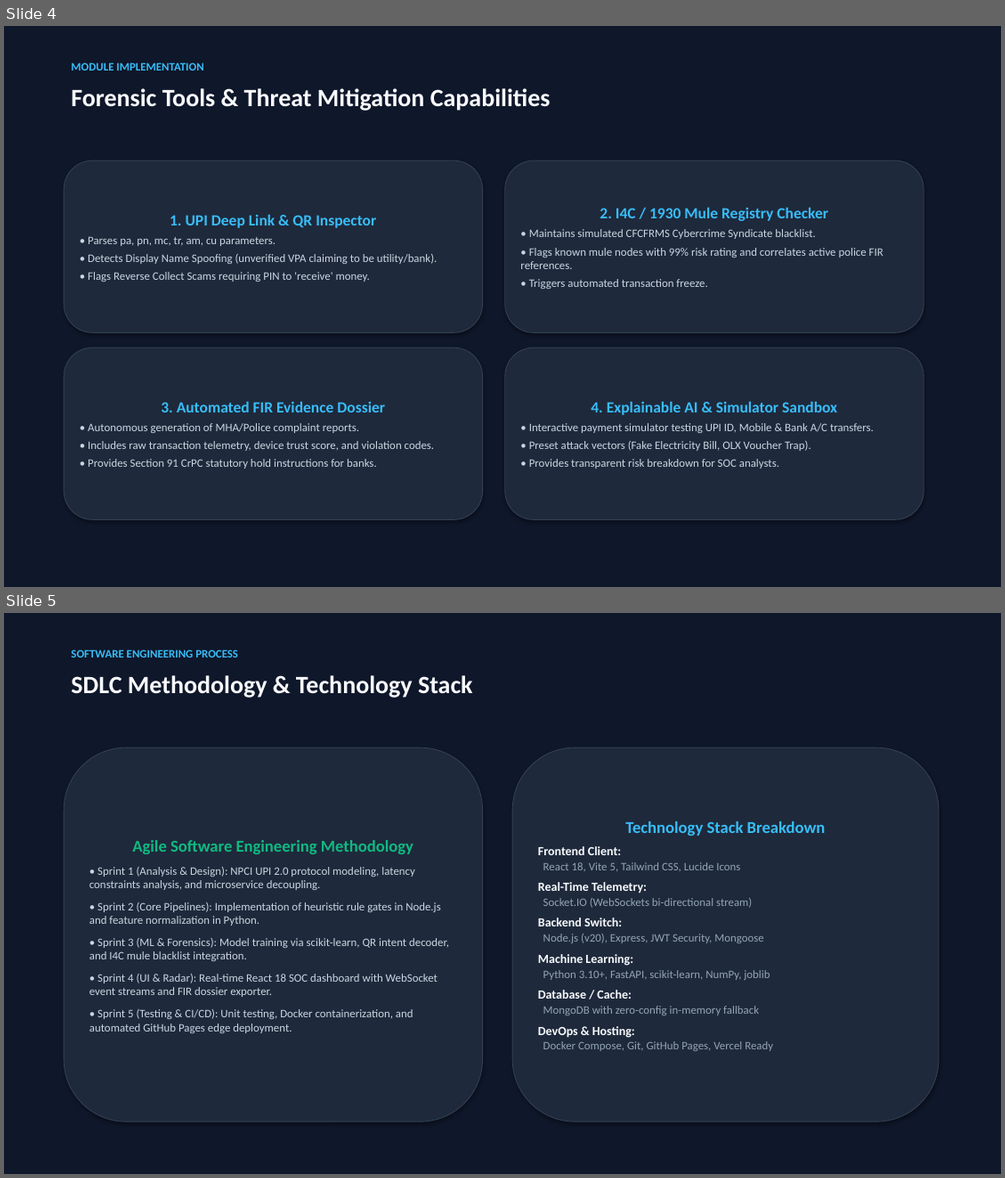
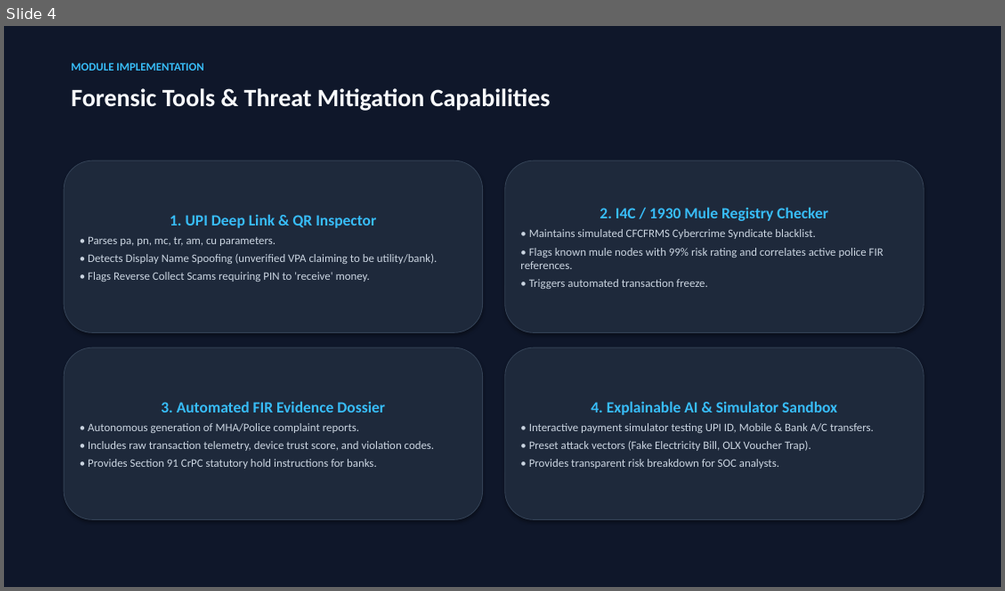
Before and after one commit to Aranya0811/SentineUPI, a slide deck: SentinelUPI_Software_Engineering_Project.pptx. Shown one above the other, each under a label of ours: slides 4 and 5 before the commit, slide 4 after it. The pictures are 1005x1178 and 1005x591 pixels, drawn with LibreOffice and Linux fonts; fonts in the diff are those of the drawing. Boxes give left, top, right and bottom in pixels: in the first picture for what was removed or moved away, otherwise in the second. Text is boxed around its words. In the diff, an @@ line names an element or a change of style, - is before the commit and + after.

Commit message:
docs: elaborate Slide 5 with comprehensive Agile SDLC, requirements and QA matrix

```diff
--- a/SentinelUPI_Software_Engineering_Project.pptx
+++ b/SentinelUPI_Software_Engineering_Project.pptx
@@ slide 5 removed at (x1=4, y1=613, x2=1001, y2=1174), background #FFFFFF @@
@@ rectangle removed at (x1=4, y1=613, x2=1001, y2=1174) @@
@@ text removed at (x1=71, y1=649, x2=238, y2=657) @@
-SOFTWARE ENGINEERING PROCESS
@@ text removed at (x1=71, y1=675, x2=473, y2=698) @@
-SDLC Methodology & Technology Stack
@@ rounded rectangle removed at (x1=64, y1=747, x2=483, y2=1121) @@
-Agile Software Engineering Methodology
-• Sprint 1 (Analysis & Design): NPCI UPI 2.0 protocol modeling, latency constraints analysis, and microservice decoupling.
-• Sprint 2 (Core Pipelines): Implementation of heuristic rule gates in Node.js and feature normalization in Python.
-• Sprint 3 (ML & Forensics): Model training via scikit-learn, QR intent decoder, and I4C mule blacklist integration.
-• Sprint 4 (UI & Radar): Real-time React 18 SOC dashboard with WebSocket event streams and FIR dossier exporter.
-• Sprint 5 (Testing & CI/CD): Unit testing, Docker containerization, and automated GitHub Pages edge deployment.
@@ rounded rectangle removed at (x1=512, y1=747, x2=938, y2=1121) @@
-Technology Stack Breakdown
-Frontend Client:
-React 18, Vite 5, Tailwind CSS, Lucide Icons
-Real-Time Telemetry:
-Socket.IO (WebSockets bi-directional stream)
-Backend Switch:
-Node.js (v20), Express, JWT Security, Mongoose
-Machine Learning:
-Python 3.10+, FastAPI, scikit-learn, NumPy, joblib
-Database / Cache:
-MongoDB with zero-config in-memory fallback
-DevOps & Hosting:
-Docker Compose, Git, GitHub Pages, Vercel Ready
```
Also in this commit, not shown: 1 slide added, 1 other file.
